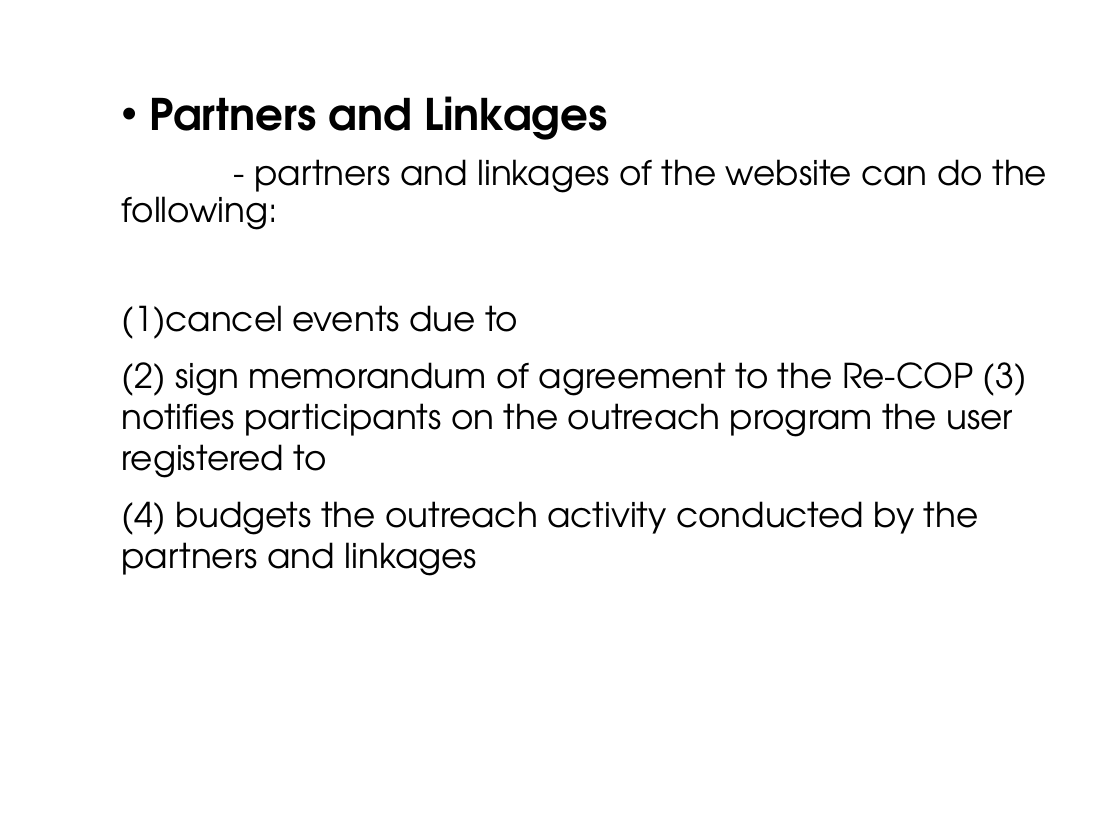
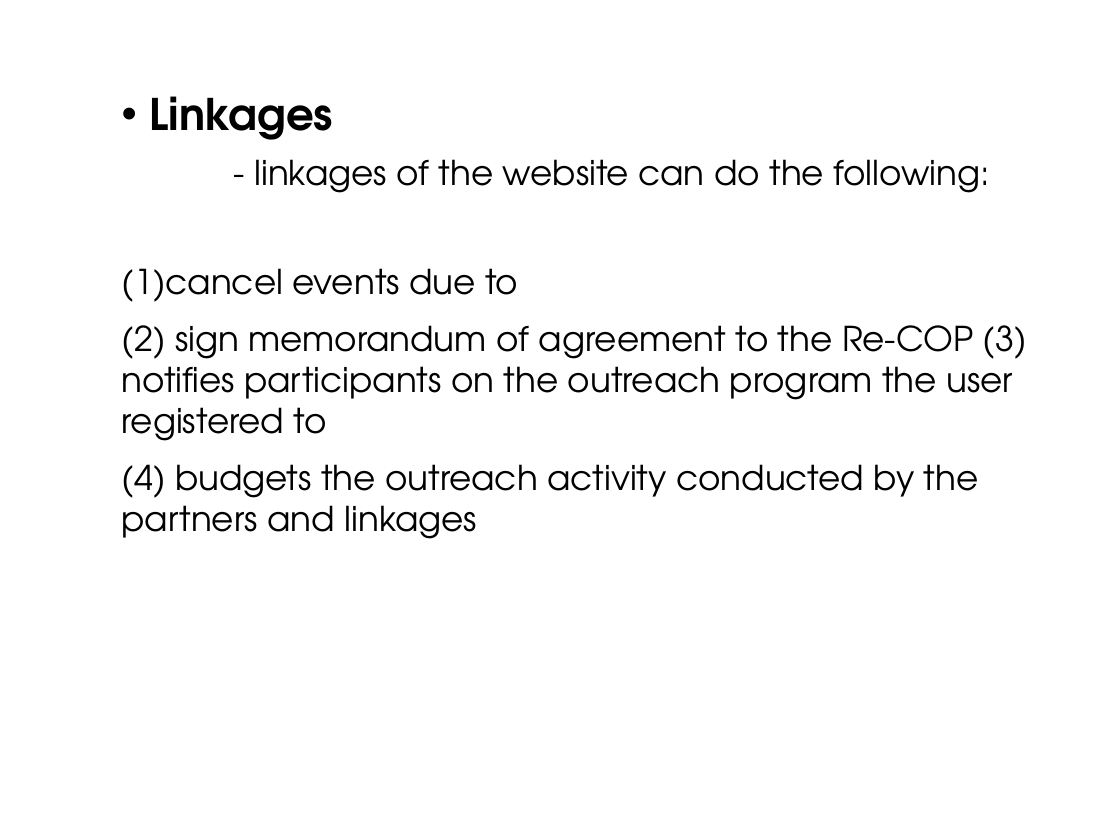
Before and after one commit to sergeangelo21/ReCOP-ComEx, a slide deck: slide 23 of Documentation/PowerPoint.pptx. Drawn at 1120x840 pixels with LibreOffice and Linux fonts; fonts in the diff are those of the drawing; background and template pictures are left out. Boxes give left, top, right and bottom in pixels: in the first picture for what was removed or moved away, otherwise in the second. Text is boxed around its words. In the diff, an @@ line names an element or a change of style, - is before the commit and + after.

```diff
--- a/Documentation/PowerPoint.pptx
+++ b/Documentation/PowerPoint.pptx
@@ text at <box>150,96,990,193</box>: text changed @@
-• Partners and Linkages
-- partners and linkages of the website can do the following:
+• Linkages
+- linkages of the website can do the following:
```
Also in this commit, not shown: 15 other files.
